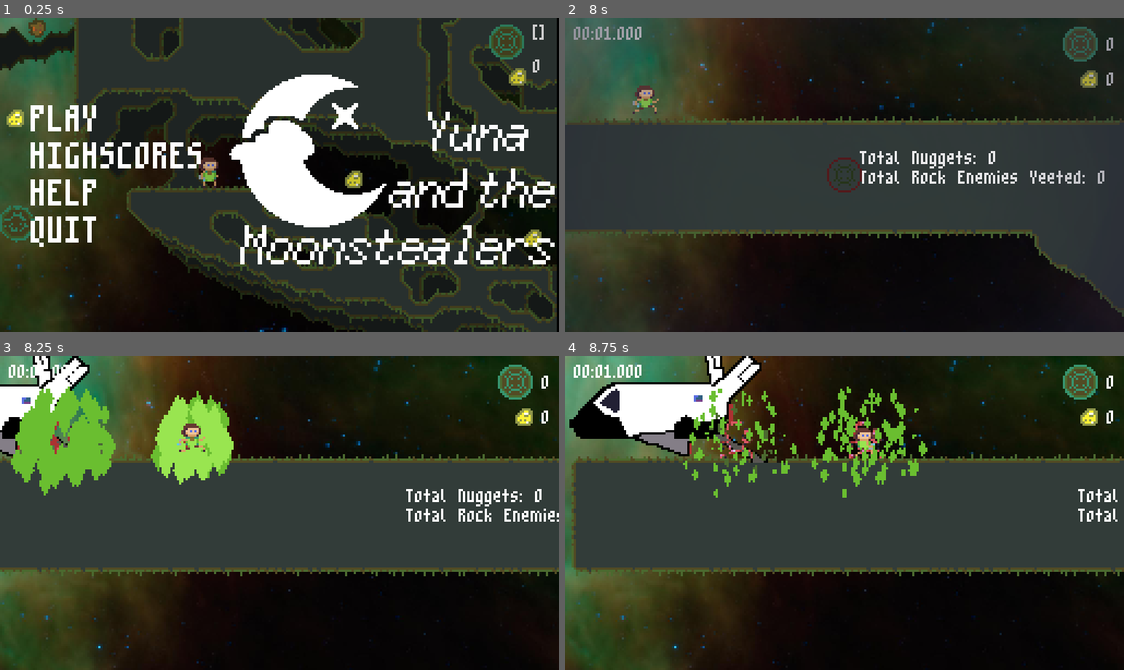
Above: before the commit, frames 1-4 (two rows, left to right).
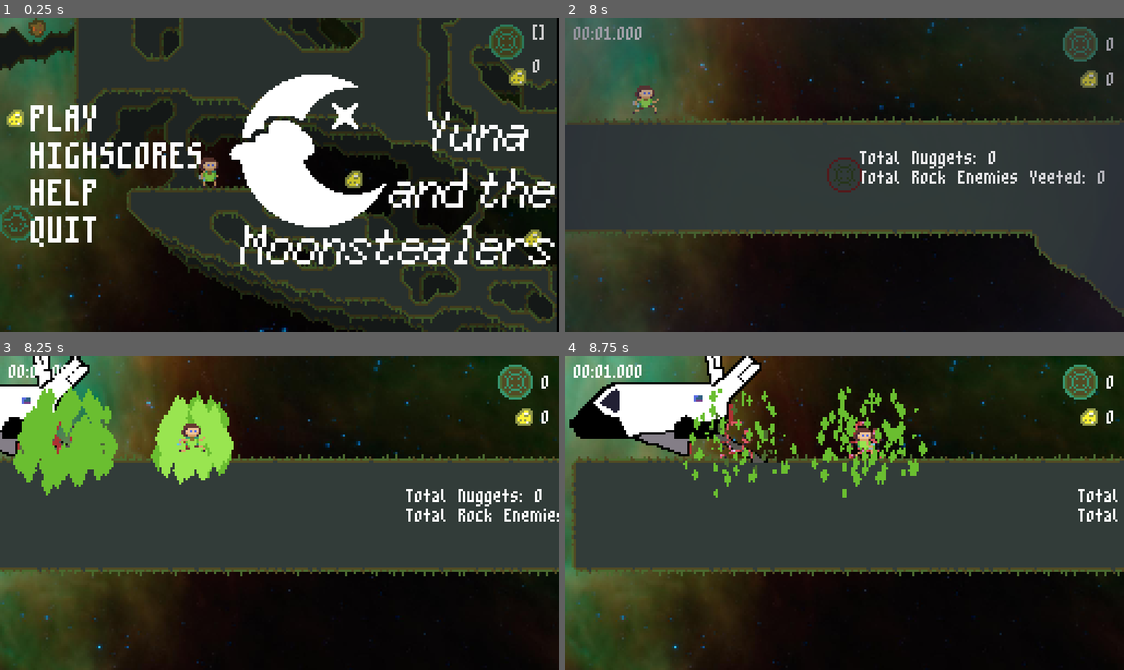
Above: after the commit, the same moments.

Repository: markopolojorgensen/github-gameoff-2020
Game: Godot game, scene res://game.tscn
Same seed, same stepped clock (60 frames per second), same inputs: the game is played once before the commit and once after it. The engine's default icon, where the game draws it, is replaced by a stand-in: a white triangle on a blue panel in a dark square. Sound files missing from this copy of the repository are replaced by a short silence.
Inputs (mouse positions are in pixels of both pictures, inside the frame that each line leads up to):
- Up to frame 1 (0.25 s): no input
- Up to frame 2 (8 s): tap Enter (ui_accept) at 0.5, 3.5, 6.5 s; drag from (581, 118) to (900, 105) at 0.52 s; drag from (1012, 222) to (810, 68) at 1.27 s; move the mouse to (676, 127) at 2.02 s; hold Left (ui_left) 2.03-2.75 s; hold Ctrl (player_hold_item) 2.03-2.75 s; drag from (872, 175) to (743, 99) at 2.77 s; move the mouse to (760, 96) at 3.52 s; hold Down (ui_down) 3.53-4.25 s; hold Z (gravity_well_mode) 3.53-4.25 s; tap Space (jump) at 3.77, 6.77 s; drag from (967, 159) to (967, 77) at 4.27 s; tap Delete (restart_room) at 5 s; move the mouse to (732, 190) at 5.02 s; hold Up (ui_up) 5.03-5.75 s; hold C (clear_room_wells) 5.03-5.75 s; click (732, 190) at 5.17 s; drag from (900, 105) to (732, 190) at 5.77 s; move the mouse to (816, 237) at 6.52 s; hold Right (ui_right) 6.53-7.25 s; hold Ctrl (player_hold_item) 6.53-7.25 s; drag from (1012, 222) to (671, 68) at 7.27 s
- Up to frame 3 (8.25 s): tap Delete (restart_room) at 8 s; move the mouse to (111, 465) at 8.02 s; hold Down (ui_down) from 8.03 s (still down); hold Z (gravity_well_mode) from 8.03 s (still down)
- Up to frame 4 (8.75 s): keep holding Down (ui_down); keep holding Z (gravity_well_mode)

Frames 1-2 are identical in both runs. In frame 3, 0.8% of the frame differs, in the area x 1-22%, y 0-45%; in frame 4, nothing differs.

Commit message:
crawling rocks crawl on the actual ground instead of floating above it

Diff:
--- a/crawling_rocks.tscn
+++ b/crawling_rocks.tscn
@@ -24,8 +24,8 @@
 } ]
 
 [sub_resource type="CapsuleShape2D" id=2]
-radius = 7.62525
-height = 1.52834
+radius = 7.0
+height = 1.0
 
 [sub_resource type="CircleShape2D" id=3]
 radius = 112.004
@@ -141,10 +141,10 @@
 
 [node name="animated_sprite" type="AnimatedSprite" parent="."]
 frames = SubResource( 1 )
-animation = "waking"
+animation = "walking"
 
 [node name="collision_shape_2d" type="CollisionShape2D" parent="."]
-position = Vector2( 0.0662155, 1.32433 )
+position = Vector2( 0, 0.5 )
 shape = SubResource( 2 )
 
 [node name="ray_cast_2d" type="RayCast2D" parent="."]
